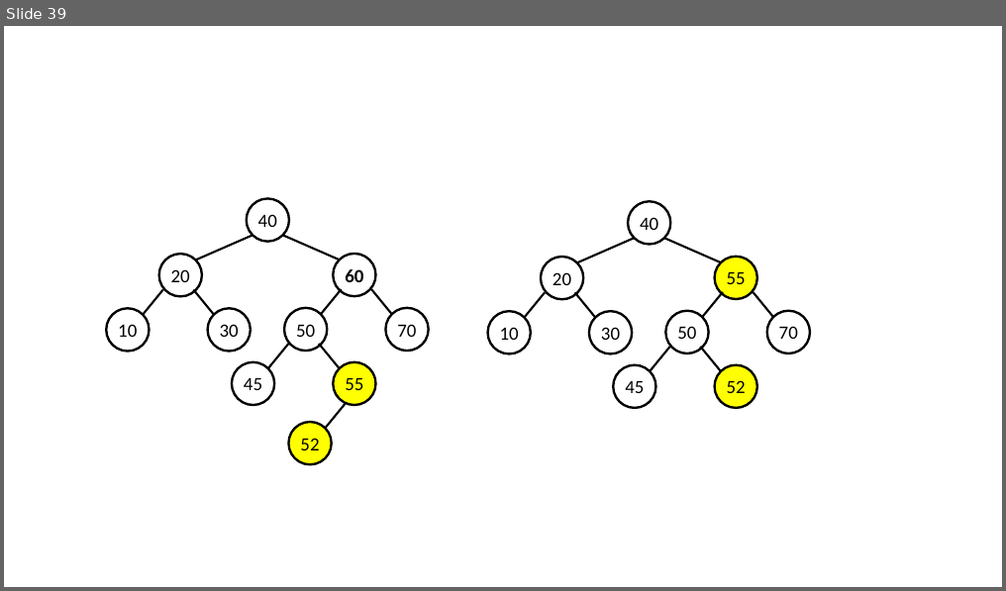
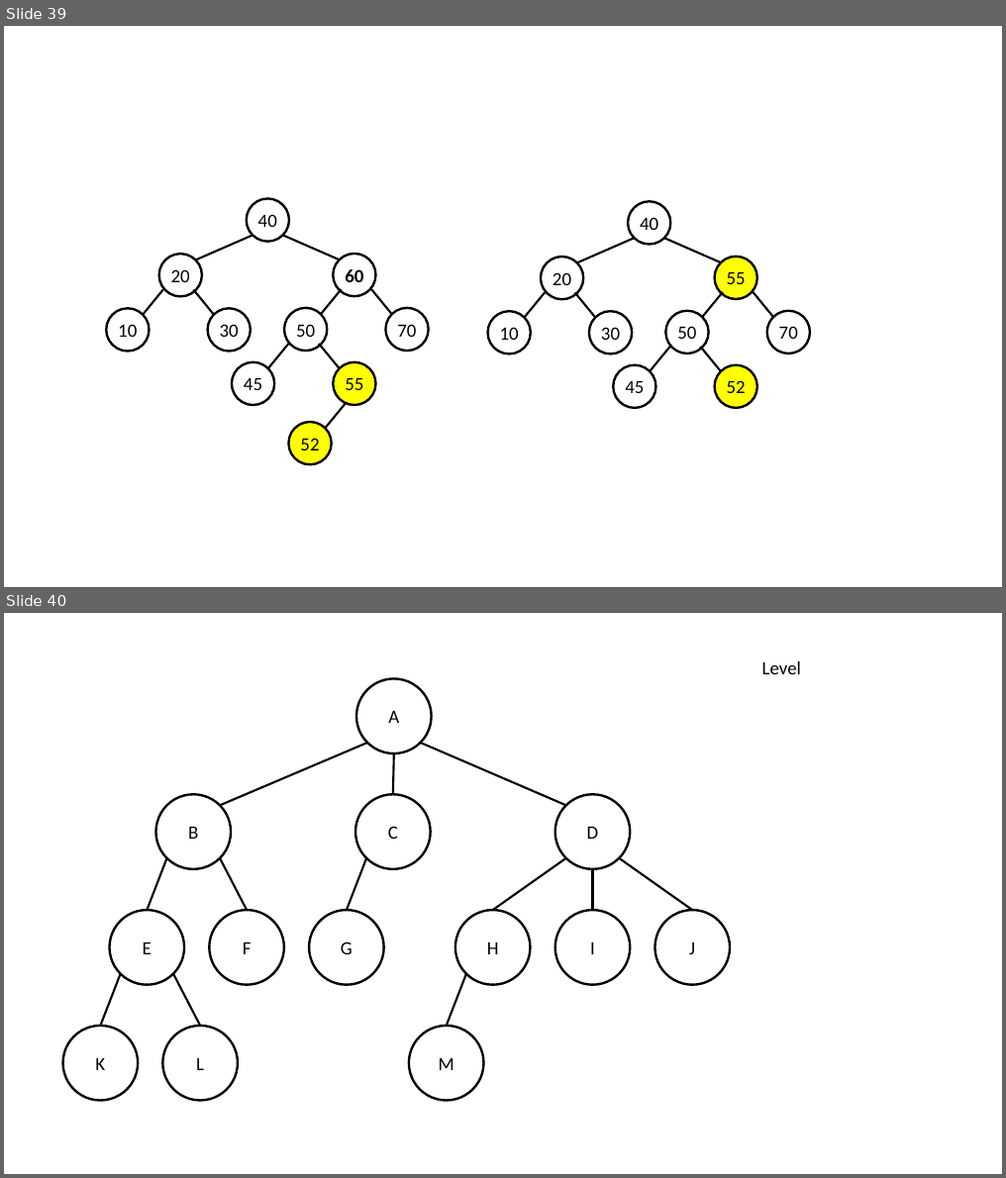
Before and after one commit to resourceful/lecture_dsa2017-1, a slide deck: DSA07-Tree/figures/figures.pptx. Shown one above the other, each under a label of ours: slide 39 before the commit, slides 39 and 40 after it. The pictures are 1006x591 and 1006x1178 pixels, drawn with LibreOffice and Linux fonts; fonts in the diff are those of the drawing. Boxes give left, top, right and bottom in pixels: in the first picture for what was removed or moved away, otherwise in the second. Text is boxed around its words. In the diff, an @@ line names an element or a change of style, - is before the commit and + after.

```diff
--- a/DSA07-Tree/figures/figures.pptx
+++ b/DSA07-Tree/figures/figures.pptx
@@ slide 40 added at (4,613,1002,1174), background #FFFFFF @@
@@ text added at (762,662,801,674), 18 pt, text #000000 @@
+Level
@@ ellipse added at (356,679,432,754), fill #FFFFFF, outline #000000 2.25 pt, 18 pt, text #000000 @@
+A
@@ line added from (368, 743) to (220, 805), #000000 2 pt @@
@@ line added from (394, 754) to (393, 794), #000000 2 pt @@
@@ line added from (420, 743) to (566, 805), #000000 2 pt @@
@@ ellipse added at (156,794,231,869), fill #FFFFFF, outline #000000 2.25 pt, 18 pt, text #000000 @@
+B
@@ ellipse added at (355,794,431,869), fill #FFFFFF, outline #000000 2.25 pt, 18 pt, text #000000 @@
+C
@@ ellipse added at (555,794,630,869), fill #FFFFFF, outline #000000 2.25 pt, 18 pt, text #000000 @@
+D
@@ line added from (167, 859) to (147, 910), #000000 2 pt @@
@@ line added from (220, 859) to (247, 910), #000000 2 pt @@
@@ line added from (366, 859) to (347, 910), #000000 2 pt @@
@@ line added from (566, 859) to (493, 910), #000000 2 pt @@
@@ line added from (592, 869) to (592, 910), #000000 2 pt @@
@@ line added from (620, 859) to (693, 910), #000000 2 pt @@
@@ ellipse added at (110,910,184,985), fill #FFFFFF, outline #000000 2.25 pt, 18 pt, text #000000 @@
+E
@@ ellipse added at (209,910,284,985), fill #FFFFFF, outline #000000 2.25 pt, 18 pt, text #000000 @@
+F
@@ ellipse added at (310,910,384,985), fill #FFFFFF, outline #000000 2.25 pt, 18 pt, text #000000 @@
+G
@@ ellipse added at (455,910,531,985), fill #FFFFFF, outline #000000 2.25 pt, 18 pt, text #000000 @@
+H
@@ ellipse added at (555,910,630,985), fill #FFFFFF, outline #000000 2.25 pt, 18 pt, text #000000 @@
+I
@@ ellipse added at (655,910,731,985), fill #FFFFFF, outline #000000 2.25 pt, 18 pt, text #000000 @@
+J
@@ line added from (121, 973) to (101, 1026), #000000 2 pt @@
@@ line added from (173, 973) to (200, 1026), #000000 2 pt @@
@@ line added from (466, 973) to (447, 1026), #000000 2 pt @@
@@ ellipse added at (63,1026,138,1101), fill #FFFFFF, outline #000000 2.25 pt, 18 pt, text #000000 @@
+K
@@ ellipse added at (162,1026,238,1101), fill #FFFFFF, outline #000000 2.25 pt, 18 pt, text #000000 @@
+L
@@ ellipse added at (409,1026,484,1101), fill #FFFFFF, outline #000000 2.25 pt, 18 pt, text #000000 @@
+M
```
Also in this commit, not shown: 5 other files.
